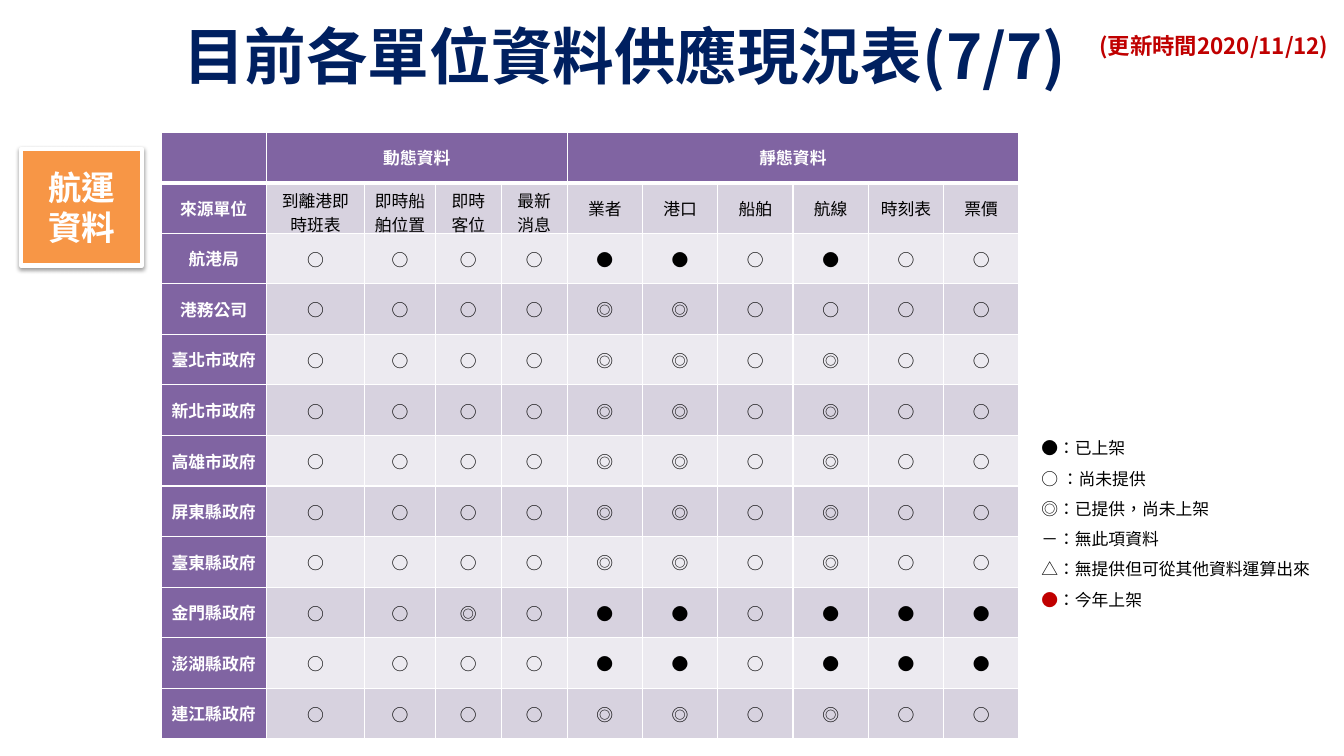
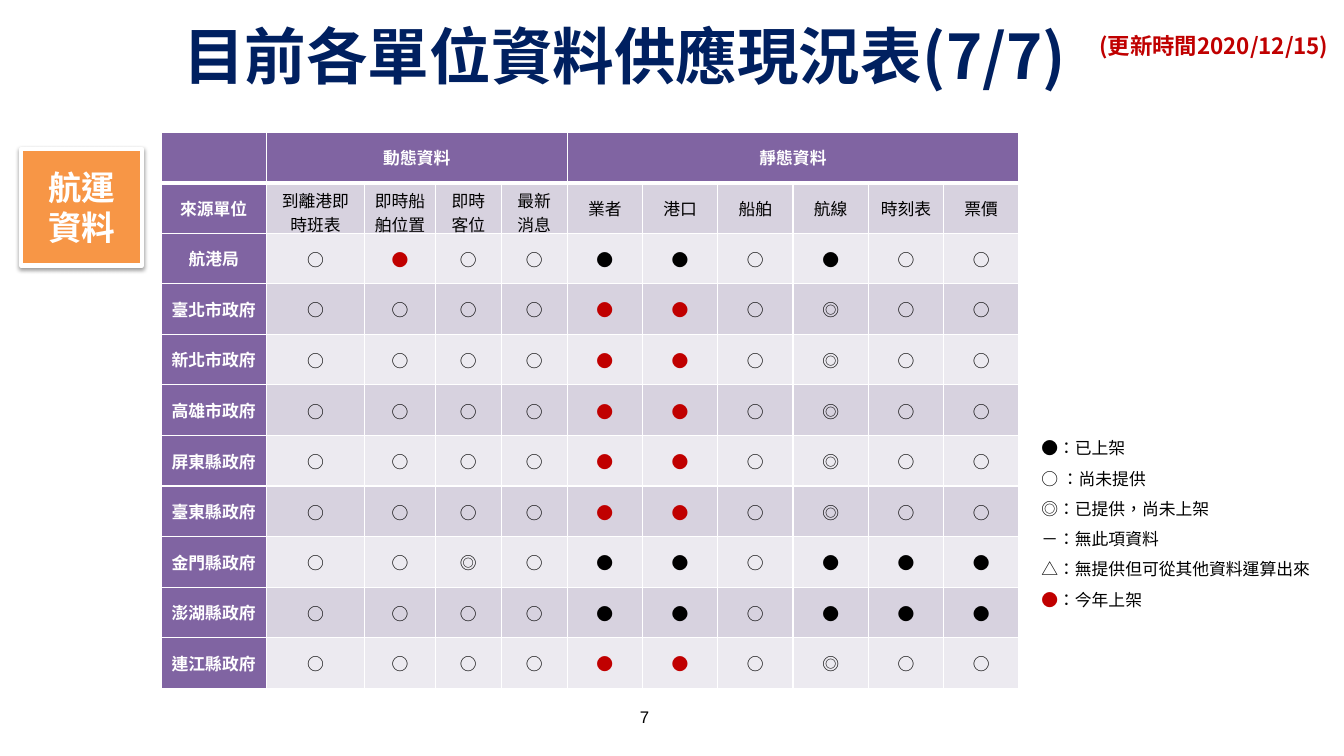
Before and after one commit to ptxmotc/data-provide-status, a slide deck: slide 7 of 各單位資料供應現況表.pptx. Drawn at 1344x756 pixels with LibreOffice and Linux fonts; fonts in the diff are those of the drawing; background and template pictures are left out. Boxes give left, top, right and bottom in pixels: in the first picture for what was removed or moved away, otherwise in the second. Text is boxed around its words. In the diff, an @@ line names an element or a change of style, - is before the commit and + after.

```diff
--- a/各單位資料供應現況表.pptx
+++ b/各單位資料供應現況表.pptx
@@ text at (1100,35,1329,59): text changed @@
-(更新時間2020/11/12)
+(更新時間2020/12/15)
@@ table at (161,132,1020,689) @@
-row 3: 航港局 | ○ | ○ | ○ | ○ | ● | ● | ○ | ● | ○ | ○
-row 4: 港務公司 | ○ | ○ | ○ | ○ | ◎ | ◎ | ○ | ○ | ○ | ○
-row 5: 臺北市政府 | ○ | ○ | ○ | ○ | ◎ | ◎ | ○ | ◎ | ○ | ○
-row 6: 新北市政府 | ○ | ○ | ○ | ○ | ◎ | ◎ | ○ | ◎ | ○ | ○
-row 7: 高雄市政府 | ○ | ○ | ○ | ○ | ◎ | ◎ | ○ | ◎ | ○ | ○
-row 8: 屏東縣政府 | ○ | ○ | ○ | ○ | ◎ | ◎ | ○ | ◎ | ○ | ○
-row 9: 臺東縣政府 | ○ | ○ | ○ | ○ | ◎ | ◎ | ○ | ◎ | ○ | ○
+row 3: 航港局 | ○ | ● | ○ | ○ | ● | ● | ○ | ● | ○ | ○
+row 4: 臺北市政府 | ○ | ○ | ○ | ○ | ● | ● | ○ | ◎ | ○ | ○
+row 5: 新北市政府 | ○ | ○ | ○ | ○ | ● | ● | ○ | ◎ | ○ | ○
+row 6: 高雄市政府 | ○ | ○ | ○ | ○ | ● | ● | ○ | ◎ | ○ | ○
+row 7: 屏東縣政府 | ○ | ○ | ○ | ○ | ● | ● | ○ | ◎ | ○ | ○
+row 8: 臺東縣政府 | ○ | ○ | ○ | ○ | ● | ● | ○ | ◎ | ○ | ○
-row 11, column 6: ◎
+row 11, column 6: ●
-row 11, column 7: ◎
+row 11, column 7: ●
```
Also in this commit, not shown: 6 other slides changed, 2 slides added, 1 other file.
